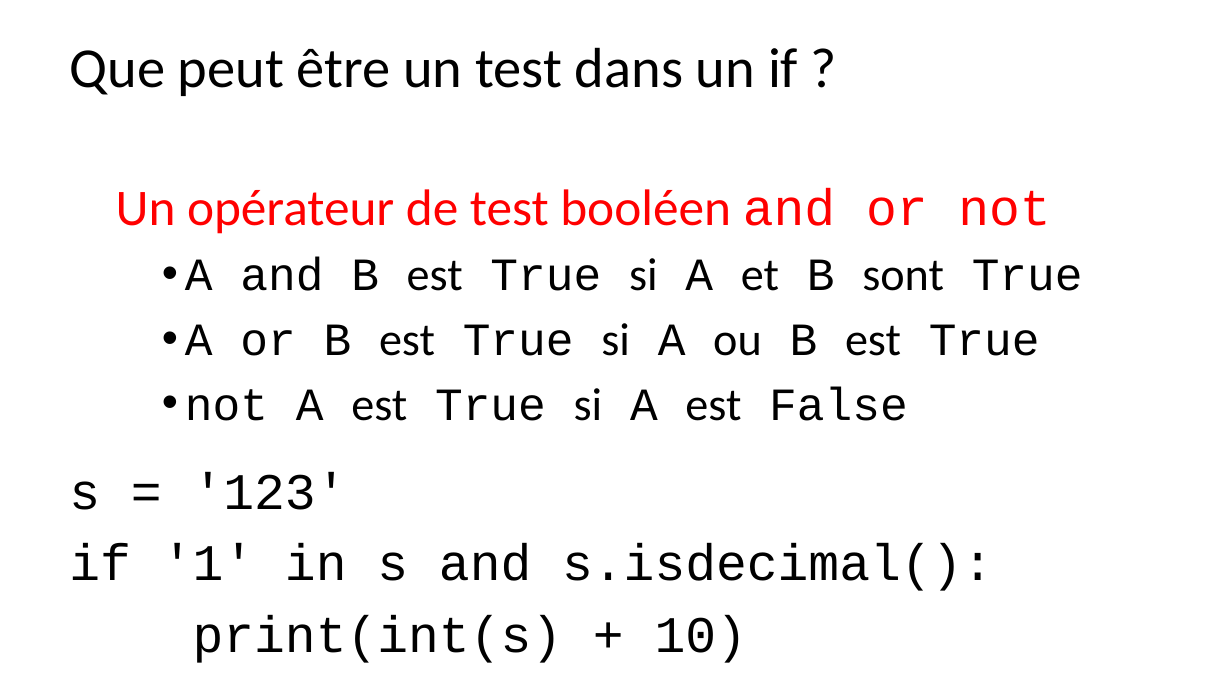
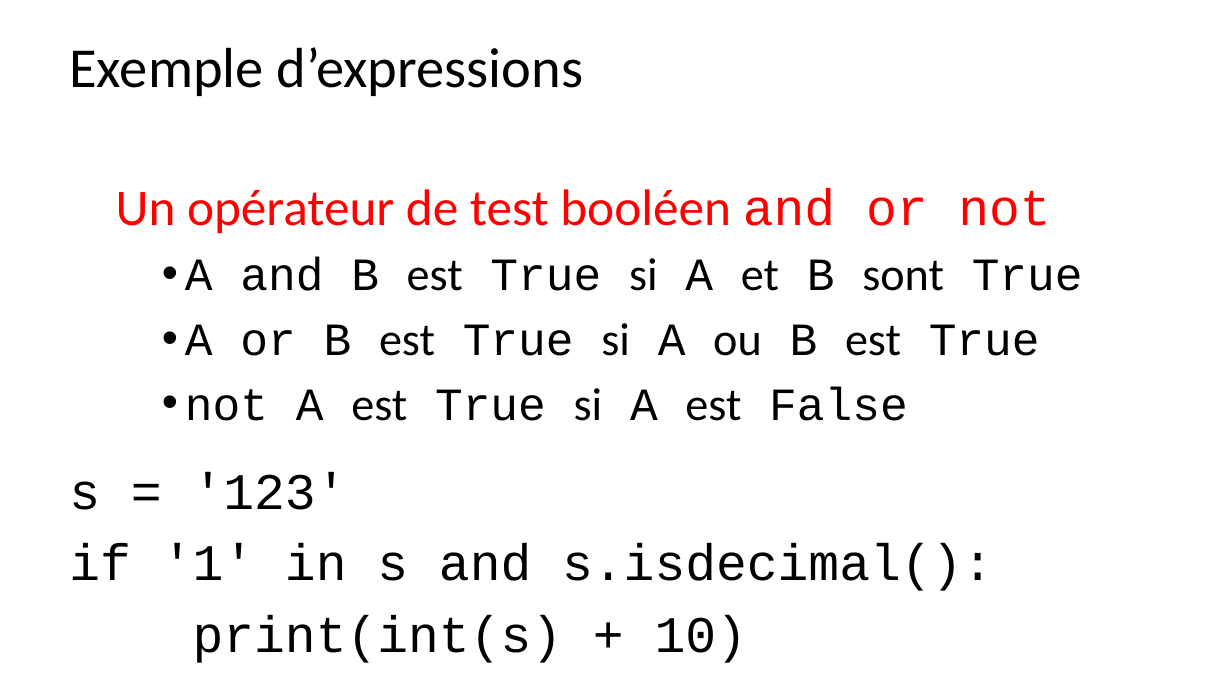
Before and after one commit to parmentelat/flotpython-archive, a slide deck: slide 7 of w4/w4-s2-av-slide1.pptx (slide 6 before the commit). Drawn at 1232x693 pixels with LibreOffice and Linux fonts; fonts in the diff are those of the drawing. Boxes give left, top, right and bottom in pixels: in the first picture for what was removed or moved away, otherwise in the second. Text is boxed around its words. In the diff, an @@ line names an element or a change of style, - is before the commit and + after.

```diff
--- a/w4/w4-s2-av-slide1.pptx
+++ b/w4/w4-s2-av-slide1.pptx
@@ text at (69, 47, 583, 96): text changed @@
-Que peut être un test dans un if ?
+Exemple d’expressions
```
Also in this commit, not shown: 4 other slides changed, 2 slides added, 10 other files.
